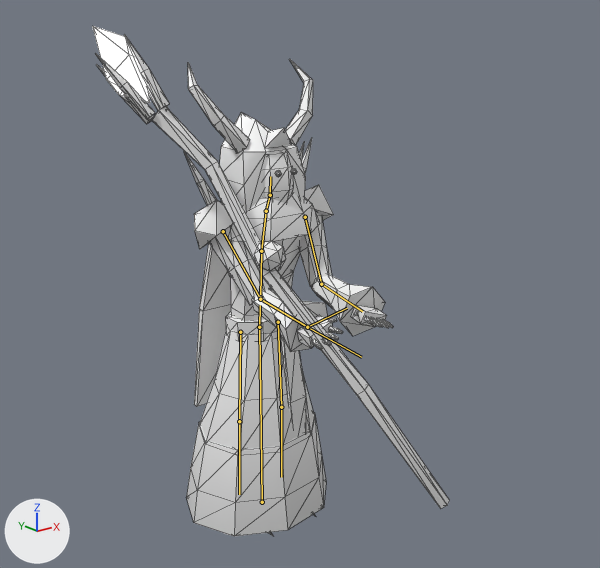
An edit to the glTF model client/public/assets/models/blood_witch.glb, drawn before and after from the same camera.
One viewpoint serves both versions: a camera (50 mm lens) standing at (-2.32, -3.23, 2.48) and looking at (-0.16, -0.53, 1.4). The lights are fixed; the arrows at lower left show +X, +Y and +Z. The older version comes first. Both versions are drawn at frame 24 of the action 'cast'; the numbers are the values there. The bones that change, and the others that lie on the model, are drawn over the model as lines. Mesh edges are drawn as thin lines.

Objects in the first picture: 'blood_witch'.
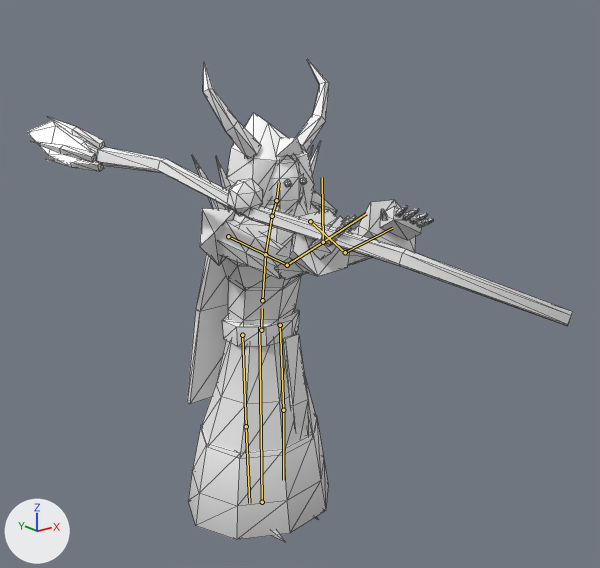
Where the change shows, as pixel boxes [x1, y1, x2, y2] in the pictures (600 x 568 px):
'blood_witch', posed (53% wider): before [93, 26, 450, 536]; after [28, 59, 573, 541]
bone 'hips', root to tip: before (259, 327) to (260, 305); after (261, 330) to (262, 308)
bone 'spine', root to tip: before (260, 297) to (261, 251); after (262, 300) to (265, 254)
bone 'head', root to tip: before (270, 195) to (270, 176); after (276, 200) to (279, 182)
bone 'upper_arm.L', root to tip: before (305, 217) to (321, 284); after (310, 221) to (345, 252)
bone 'upper_arm.R', root to tip: before (223, 231) to (260, 299); after (228, 236) to (287, 265)
bone 'thigh.R', root to tip: before (240, 332) to (239, 421); after (242, 335) to (246, 426)

Patch to the scene script:
```diff
--- a/client/public/assets/models/blood_witch.glb.py
+++ b/client/public/assets/models/blood_witch.glb.py
@@ bone_hips @@
 bone_hips = bpy.data.objects['blood_witch_rig'].pose.bones['hips']  # child of 'root'
-bone_hips.location = (0.0, 0.0, 0.0)
+bone_hips.location = (0.0, -0.009, 0.018)
@@ bone_spine @@
 bone_spine = bpy.data.objects['blood_witch_rig'].pose.bones['spine']  # child of 'hips'
-bone_spine.rotation_quaternion = (1.0, 0.0, 0.0, 0.0)  # degrees (0, 0, 0)
+bone_spine.rotation_quaternion = (0.999, 0.033, 0.0, 0.0)  # degrees (4, 0, 0)
@@ bone_head @@
 bone_head = bpy.data.objects['blood_witch_rig'].pose.bones['head']  # child of 'neck'
-bone_head.rotation_quaternion = (1.0, -0.016, 0.0, 0.0)  # degrees (-2, 0, 0)
+bone_head.rotation_quaternion = (1.0, 0.017, 0.0, 0.0)  # degrees (2, 0, 0)
@@ bone_upper_arm_l @@
 bone_upper_arm_l = bpy.data.objects['blood_witch_rig'].pose.bones['upper_arm.L']  # child of 'chest'
-bone_upper_arm_l.rotation_quaternion = (0.935, -0.329, -0.043, 0.123)  # degrees (-39, 0, 15)
+bone_upper_arm_l.rotation_quaternion = (0.729, -0.661, -0.118, 0.13)  # degrees (-84, 0, 20)
@@ bone_upper_arm_r @@
 bone_upper_arm_r = bpy.data.objects['blood_witch_rig'].pose.bones['upper_arm.R']  # child of 'chest'
-bone_upper_arm_r.rotation_quaternion = (0.935, -0.329, 0.043, -0.123)  # degrees (-39, 0, -15)
+bone_upper_arm_r.rotation_quaternion = (0.729, -0.661, 0.118, -0.13)  # degrees (-84, 0, -20)
@@ bone_thigh_r @@
 bone_thigh_r = bpy.data.objects['blood_witch_rig'].pose.bones['thigh.R']  # child of 'hips'
-bone_thigh_r.rotation_quaternion = (1.0, 0.0, 0.0, 0.0)  # degrees (0, 0, 0)
+bone_thigh_r.rotation_quaternion = (0.999, -0.039, 0.0, 0.0)  # degrees (-4, 0, 0)
```
